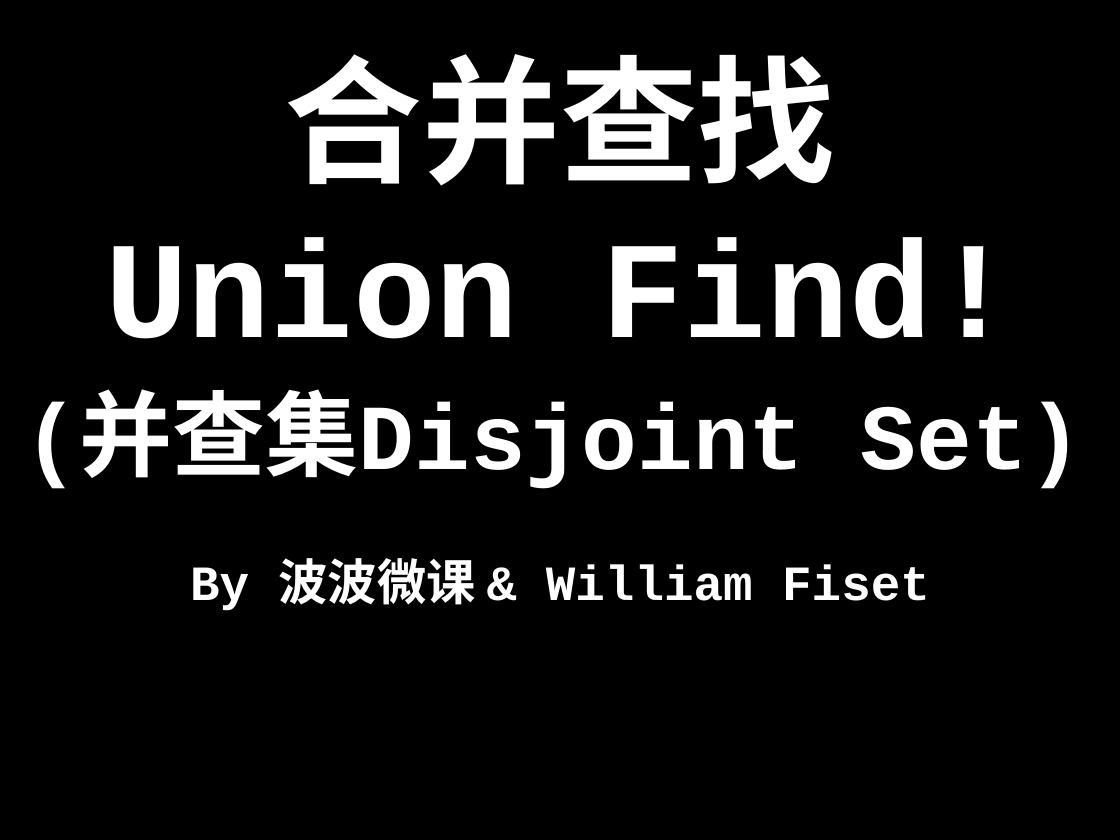
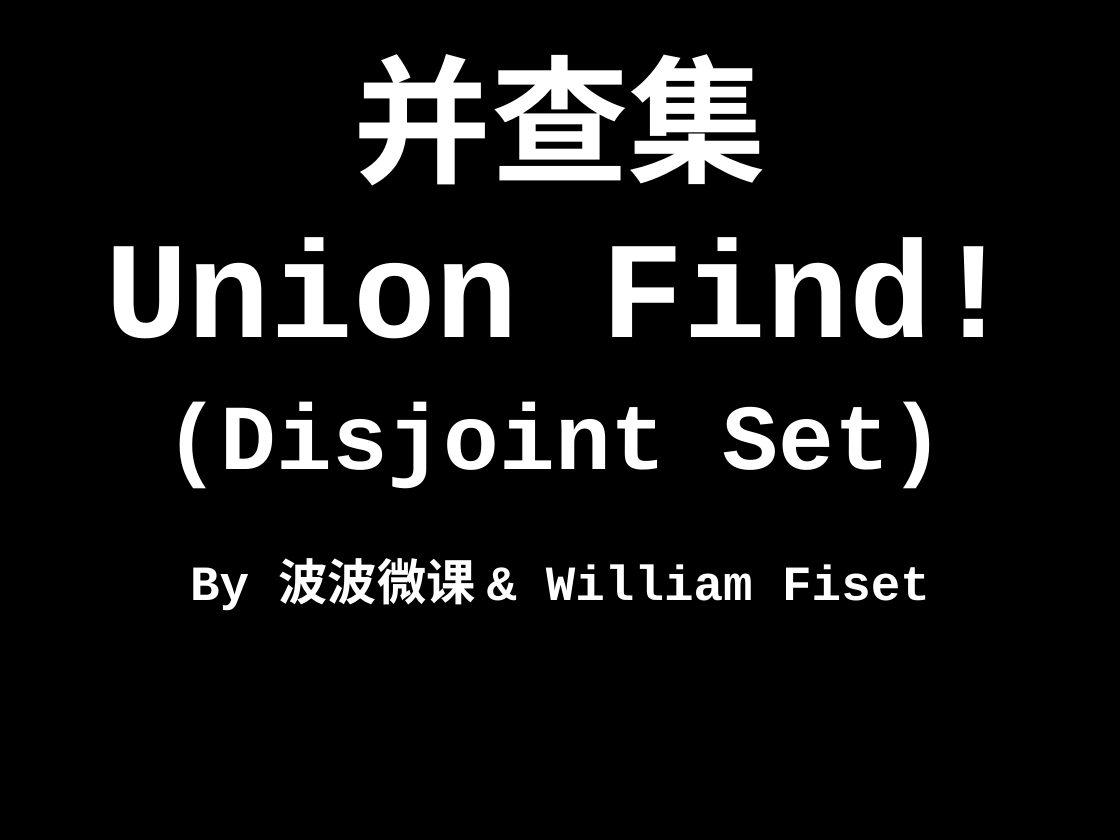
Before and after one commit to spring2go/Algorithms, a slide deck: slide 1 of slides/datastructures/unionfind/UnionFind.pptx. Drawn at 1120x840 pixels with LibreOffice and Linux fonts; fonts in the diff are those of the drawing. Boxes give left, top, right and bottom in pixels: in the first picture for what was removed or moved away, otherwise in the second. Text is boxed around its words. In the diff, an @@ line names an element or a change of style, - is before the commit and + after.

Commit message:
add unionfind skeleton code

```diff
--- a/slides/datastructures/unionfind/UnionFind.pptx
+++ b/slides/datastructures/unionfind/UnionFind.pptx
@@ title at [105, 54, 1014, 339]: text changed @@
-合并查找
-Union Find!
+并查集
+Union Find!
@@ text at [165, 402, 946, 489]: text changed @@
-(并查集Disjoint Set)
+(Disjoint Set)
```
Also in this commit, not shown: 2 other slides changed, 4 other files.
